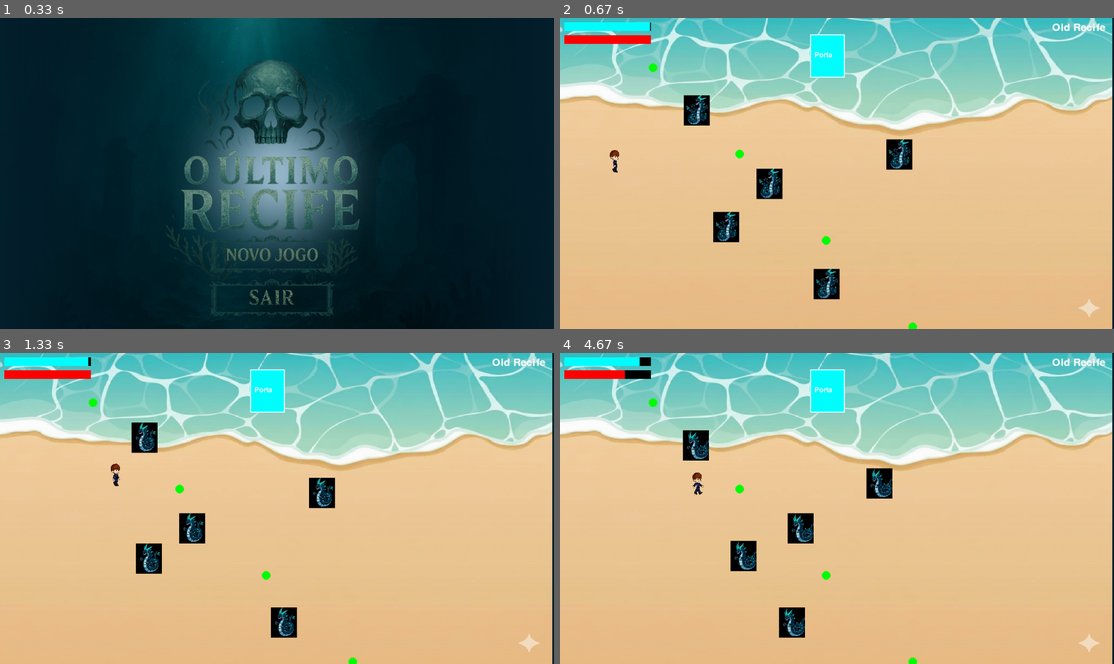
Above: before the commit, frames 1-4 (two rows, left to right).
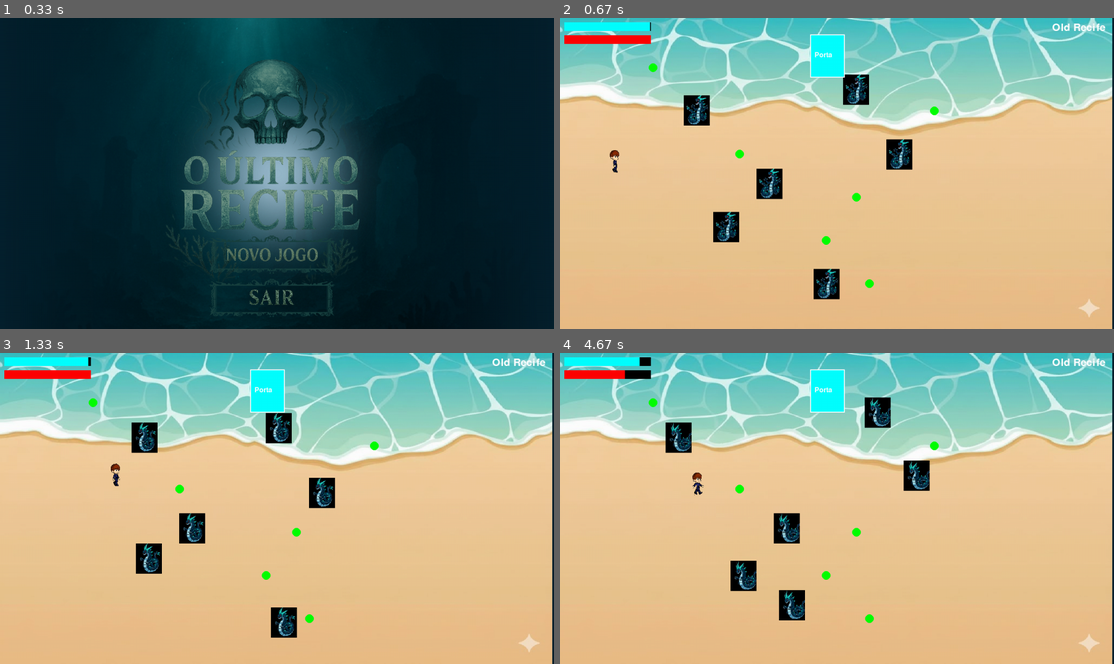
Above: after the commit, the same moments.

Repository: josecjunior7/The_Last_Recife
Game: pygame game, started from main.py
Same seed, same stepped clock (60 frames per second), same inputs: the game is played once before the commit and once after it.
Inputs (mouse positions are in pixels of both pictures, inside the frame that each line leads up to):
- Up to frame 1 (0.33 s): no input
- Up to frame 2 (0.67 s): click (831, 251) at 0.38 s
- Up to frame 3 (1.33 s): hold Right 0.67-1.13 s; move the mouse to (254, 520) at 0.7 s; hold Up from 1.17 s (still down)
- Up to frame 4 (4.67 s): release Up at 1.47 s; hold Right 1.5-1.97 s; hold Left 2-2.53 s; hold Down 2.57-2.87 s; hold Left 2.9-3.3 s; hold Up 3.33-3.7 s; hold Right 3.73-4.37 s; hold Down from 4.4 s (still down)

Frame 1 is identical in both runs. In frame 2, 0.6% of the frame differs, in the area x 51-69%, y 18-100%; in frame 3, 0.6%; in frame 4, 4.4%, in the area x 19-69%, y 14-100%.

Commit message:
add bolhas e inimigos
Co-Authored-By: José C. Júnior <203379644+josecjunior7@users.noreply.github.com>
Co-Authored-By: mariafreitas-hub <241164438+mariafreitas-hub@users.noreply.github.com>
Co-Authored-By: thalitafonsecas <241154213+thalitafonsecas@users.noreply.github.com>

Diff:
--- a/src/scenes/maps.py
+++ b/src/scenes/maps.py
@@ -29,13 +29,16 @@
                      {"x": 500, "y": 400},
                      {"x": 600, "y": 600},
                      {"x": 800, "y": 300},
-                     {"x": 400, "y": 500}
+                     {"x": 400, "y": 500},
+                     {"x": 700, "y": 150}
                 ],
                 "bolhas": [
                     pygame.Rect(200, 100, 30, 30),
                     pygame.Rect(400, 300, 30, 30),
                     pygame.Rect(600, 500, 30, 30),
-                    pygame.Rect(800, 700, 30, 30)
+                    pygame.Rect(700, 600, 30, 30),
+                    pygame.Rect(670, 400, 30, 30),
+                    pygame.Rect(850, 200, 30, 30)
                 ],
                 "saida": pygame.Rect(450, 100, 100, 80)
             },
@@ -60,13 +63,18 @@
                 "inimigos": [
                     {"x": 200, "y": 300},
                     {"x": 450, "y": 200},
-                    {"x": 600, "y": 100}
+                    {"x": 600, "y": 100},
+                    {"x": 800, "y": 400},
+                    {"x": 350, "y": 500},
+                    {"x": 550, "y": 600}
+
                 ],
                 "bolhas": [
                     pygame.Rect(150, 400, 30, 30),
                     pygame.Rect(300, 150, 30, 30),
                     pygame.Rect(500, 350, 30, 30),
-                    pygame.Rect(700, 250, 30, 30)
+                    pygame.Rect(700, 250, 30, 30),
+                    pygame.Rect(850, 550, 30, 30)
                 ],
                 "saida": pygame.Rect(300, 200, 120, 120)
             },
@@ -93,13 +101,15 @@
                     {"x": 100, "y": 200},
                     {"x": 300, "y": 400},
                     {"x": 600, "y": 300},
-                    {"x": 200, "y": 100}
+                    {"x": 200, "y": 100},
+                    {"x": 500, "y": 500}
                 ],
                 "bolhas": [
                     pygame.Rect(250, 250, 30, 30),
                     pygame.Rect(450, 450, 30, 30),
                     pygame.Rect(650, 150, 30, 30),
-                    pygame.Rect(150, 350, 30, 30)
+                    pygame.Rect(150, 350, 30, 30),
+                    pygame.Rect(800, 400, 30, 30)
                 ],
                 "saida": pygame.Rect(50, 50, 100, 80)
             },
